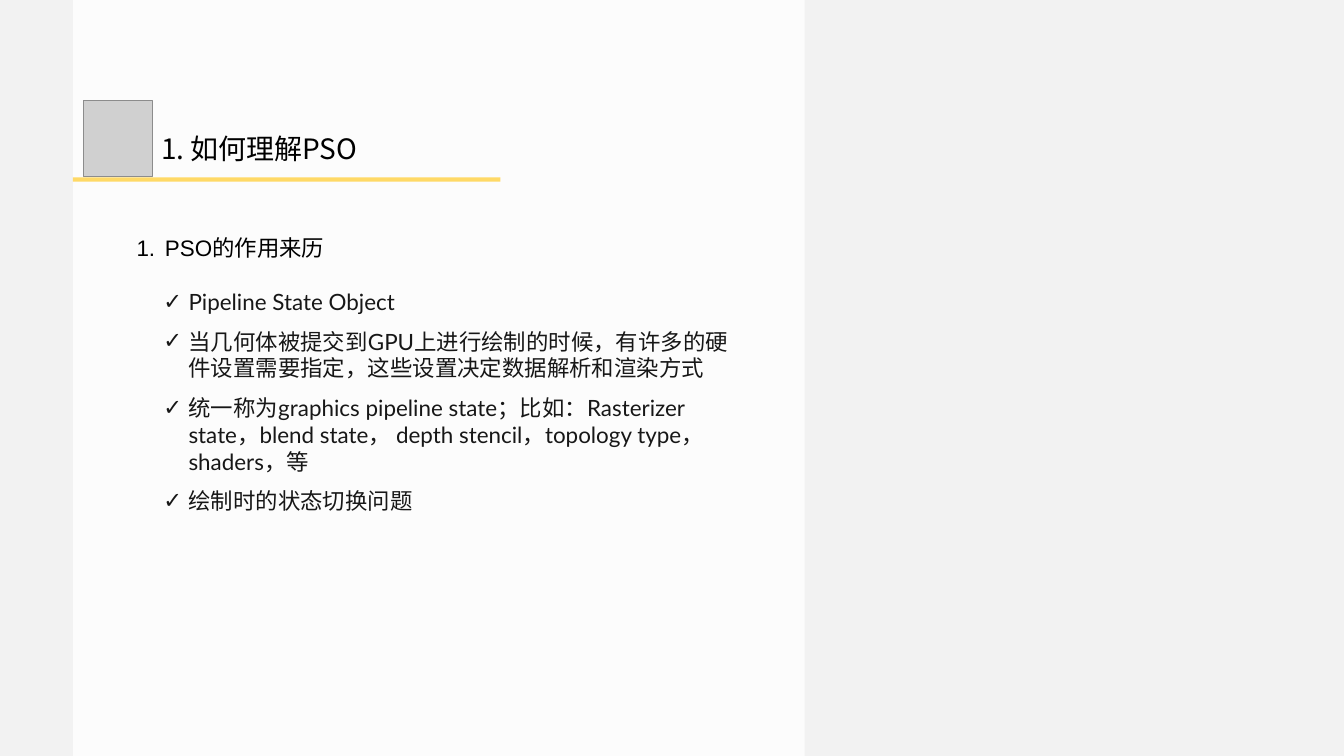
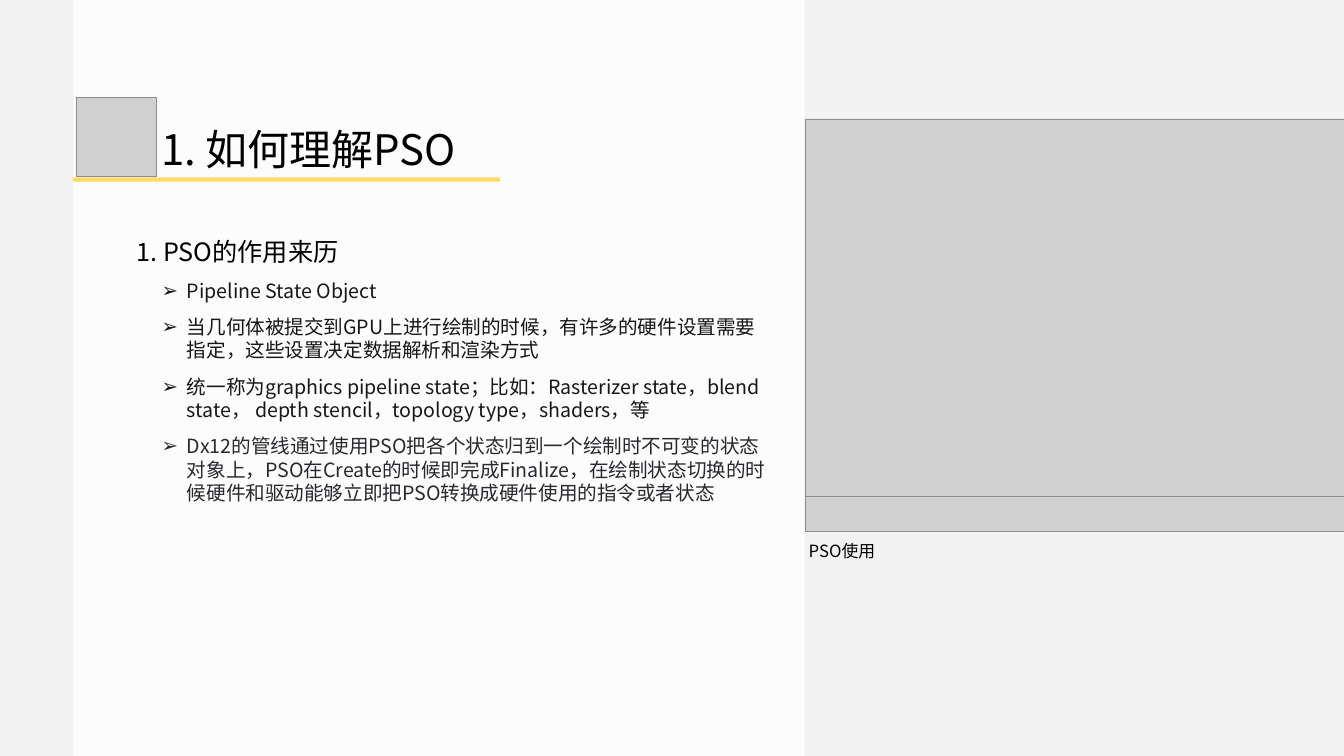
Before and after one commit to doomlover/KSGameEngineTutorials, a slide deck: slide 25 of PPTs/03.深入DX12绘制一.pptx (slide 24 before the commit). Drawn at 1344x756 pixels with LibreOffice and Linux fonts; fonts in the diff are those of the drawing; grey boxes stand for pictures. Boxes give left, top, right and bottom in pixels: in the first picture for what was removed or moved away, otherwise in the second. Text is boxed around its words. In the diff, an @@ line names an element or a change of style, - is before the commit and + after.

```diff
--- a/PPTs/03.深入DX12绘制一.pptx
+++ b/PPTs/03.深入DX12绘制一.pptx
@@ picture: place and size @@
-picture at box(84, 100, 152, 176)
+picture at box(77, 97, 156, 176)
@@ picture added at box(805, 119, 1344, 496) @@
@@ text "1. 如何理解PSO" at box(161, 129, 456, 169): size 40 to 60 pt, font Noto Sans CJK JP to Noto Sans CJK SC @@
@@ text "1. PSO的作用来历": place and size @@
-text "1. PSO的作用来历" at box(189, 293, 728, 511)
+text "1. PSO的作用来历" at box(137, 239, 765, 502)
@@ text at box(137, 239, 338, 263): paragraph added @@
+1. PSO的作用来历
@@ text removed at box(165, 238, 324, 258) @@
-1. PSO的作用来历
@@ text at box(187, 282, 759, 422): size 32 to 28 pt, font Lato to Noto Sans CJK SC in "Pipeline State Object", "当几何体被提交到GPU上进行绘制的时候，有许多的硬件设置需要指定，这些设置决定数据解析和渲染方式", "统一称为graphics pipeline state；比如：Rasterizer state，blend state， ..."; bullet ✓ to ➢; list level 1 to 2 in "Pipeline State Object"; list level 1 to 2 in "当几何体被提交到GPU上进行绘制的时候，有许多的硬件设置需要指定，这些设置决定数据解析和渲染方式"; list level 1 to 2 in "统一称为graphics pipeline state；比如：Rasterizer state，blend state， ..." @@
@@ text at box(187, 460, 765, 502): text changed; size 32 to 28 pt; font Lato to Noto Sans CJK SC; text colour #171717 to #27292E @@
-✓ 绘制时的状态切换问题
+      ➢ Dx12的管线通过使用PSO把各个状态归到一个绘制时不可变的状态对象上，PSO在Create的时候即完成Finalize，在绘制状态切换的时候硬件和驱动能够立即把PSO转换成硬件使用的指令或者状态
@@ picture added at box(805, 496, 1344, 531) @@
@@ text added at box(809, 543, 876, 559), 24 pt, text #000000 @@
+PSO使用
```
Also in this commit, not shown: 18 other slides changed, 14 slides added, 15 slides removed, 1 other file.
